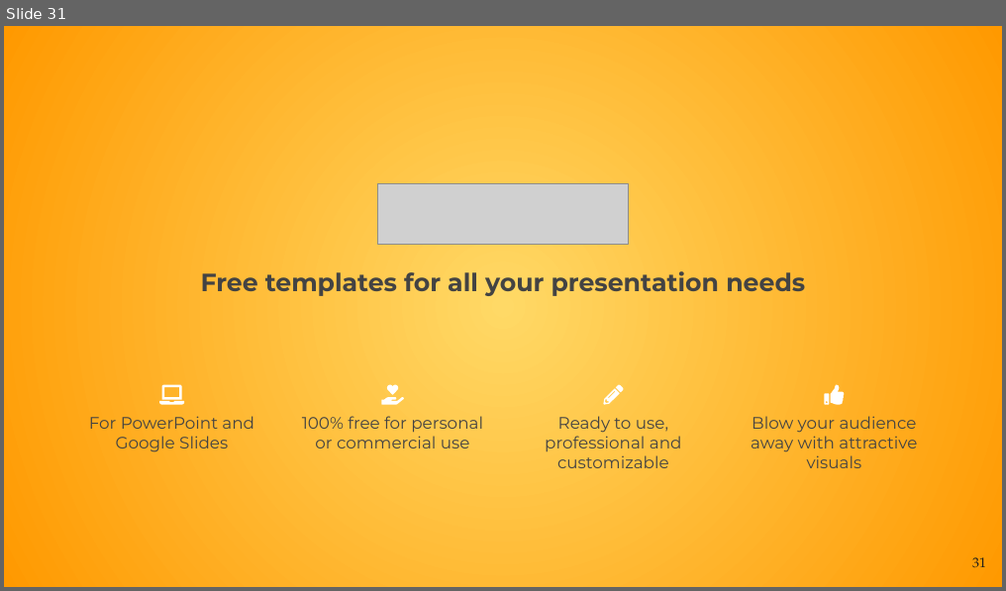
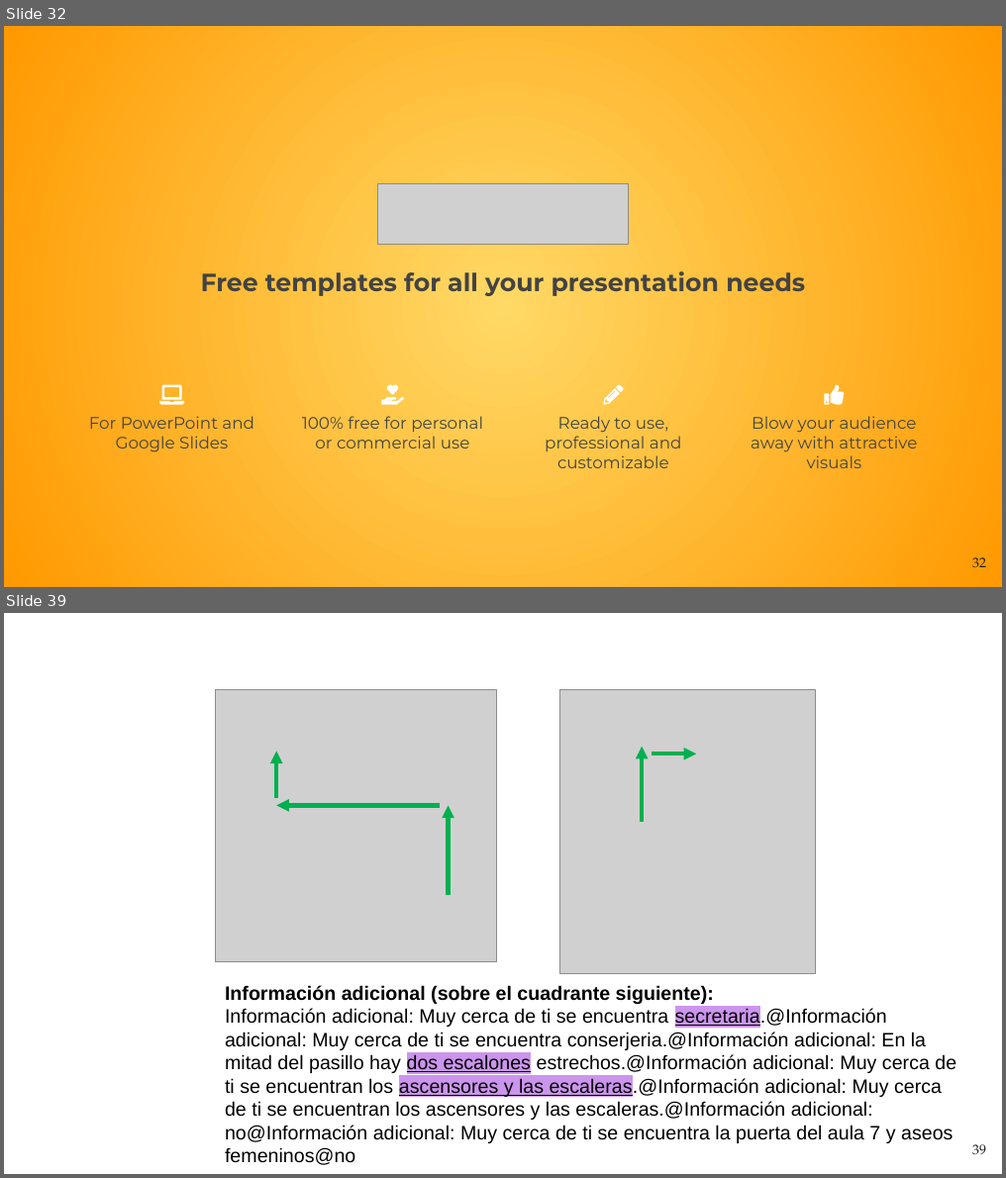
Before and after one commit to NILGroup/TFG-1920-DiscapacidadVisual, a slide deck: Defensa/Viola · SlidesCarnival.pptx. Shown one above the other, each under a label of ours: slide 31 before the commit, slides 32 and 39 after it; the slides between them are not shown. The pictures are 1006x591 and 1006x1178 pixels, drawn with LibreOffice and Linux fonts; fonts in the diff are those of the drawing; grey boxes stand for pictures. Boxes give left, top, right and bottom in pixels: in the first picture for what was removed or moved away, otherwise in the second. Text is boxed around its words. In the diff, an @@ line names an element or a change of style, - is before the commit and + after.

```diff
--- a/Defensa/Viola · SlidesCarnival.pptx
+++ b/Defensa/Viola · SlidesCarnival.pptx
@@ slide 39 added at [4,613,1002,1174], background #FFFFFF @@
@@ picture added at [559,690,816,975] @@
@@ group added at [215,690,496,962]: 3 arrows, 1 picture @@
@@ arrow added from (642, 823) to (642, 747), #00B050 3 pt @@
@@ arrow added from (651, 754) to (697, 754), #00B050 3 pt @@
@@ text added at [225,985,956,1144], 14 pt, text #000000 @@
+Información adicional (sobre el cuadrante siguiente):
+Información adicional: Muy cerca de ti se encuentra secretaria.@Información adicional: Muy cerca de ti se encuentra conserjeria.@Información adicional: En la mitad del pasillo hay dos escalones estrechos.@Información adicional: Muy cerca de ti se encuentran los ascensores y las escaleras.@Información adicional: Muy cerca de ti se encuentran los ascensores y las escaleras.@Información adicional: no@Información adicional: Muy cerca de ti se encuentra la puerta del aula 7 y aseos femeninos@no
@@ page number added at [972,1145,986,1156], 10 pt, text #1D1D1B @@
+39
@@ what was slide 31 is now slide 32 @@
@@ page number at [972,558,986,569]: text changed @@
-31
+32
```
Also in this commit, not shown: 28 slides changed, 12 other slides added, 2 slides removed, 2 other files.
